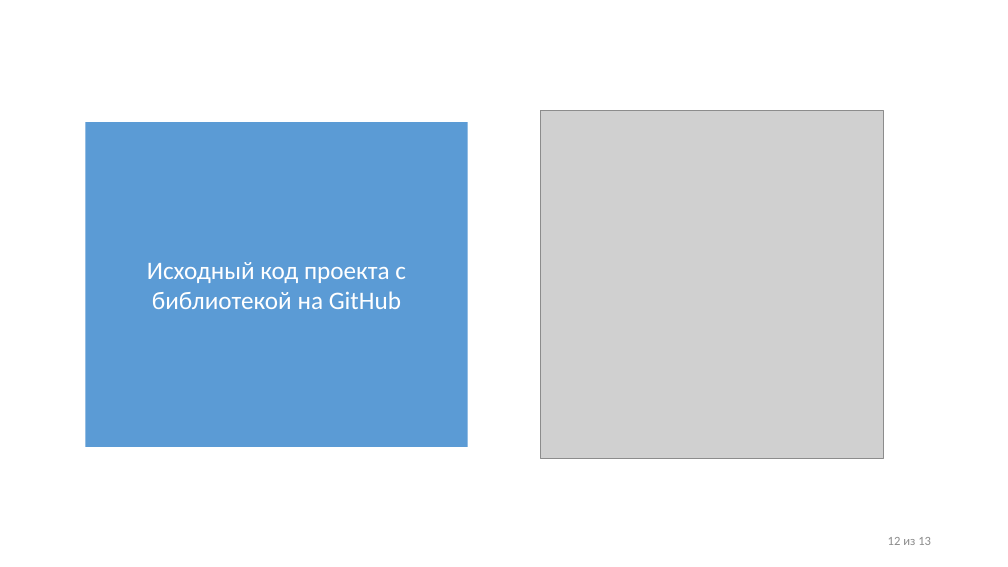
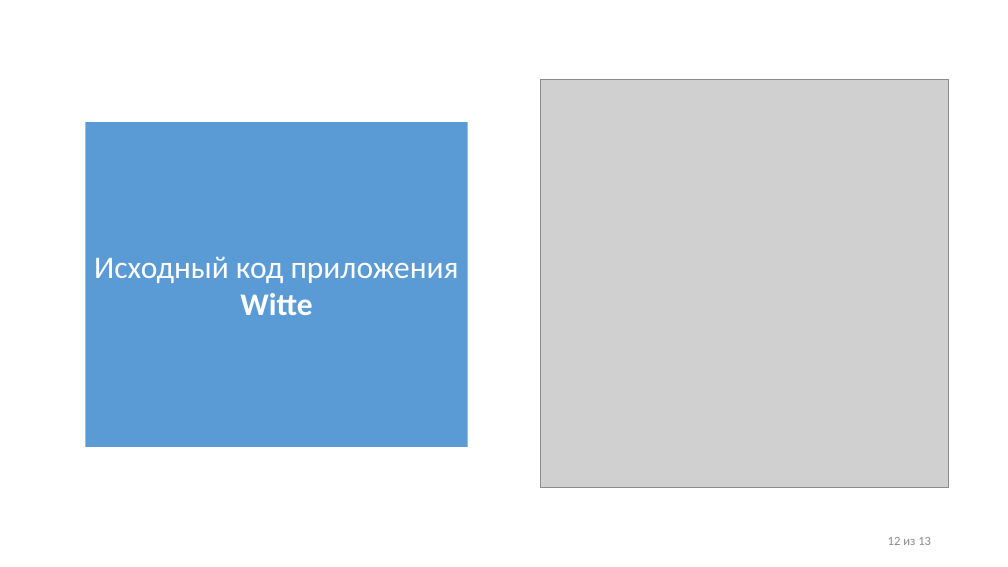
Before and after one commit to IliiaDenisov/masters-thesis, a slide deck: slide 15 of src/Презентация диплома.pptx (slide 13 before the commit). Drawn at 1008x567 pixels with LibreOffice and Linux fonts; fonts in the diff are those of the drawing; grey boxes stand for pictures. Boxes give left, top, right and bottom in pixels: in the first picture for what was removed or moved away, otherwise in the second. Text is boxed around its words. In the diff, an @@ line names an element or a change of style, - is before the commit and + after.

```diff
--- a/src/Презентация диплома.pptx
+++ b/src/Презентация диплома.pptx
@@ picture: place and size @@
-picture at <box>541,110,884,458</box>
+picture at <box>541,79,949,488</box>
@@ text in rectangle at <box>94,256,459,315</box>: text changed; size 24 to 30 pt @@
-Исходный код проекта с библиотекой на GitHub
+Исходный код приложения
+Witte
```
Also in this commit, not shown: 4 other slides changed, 3 slides added.
